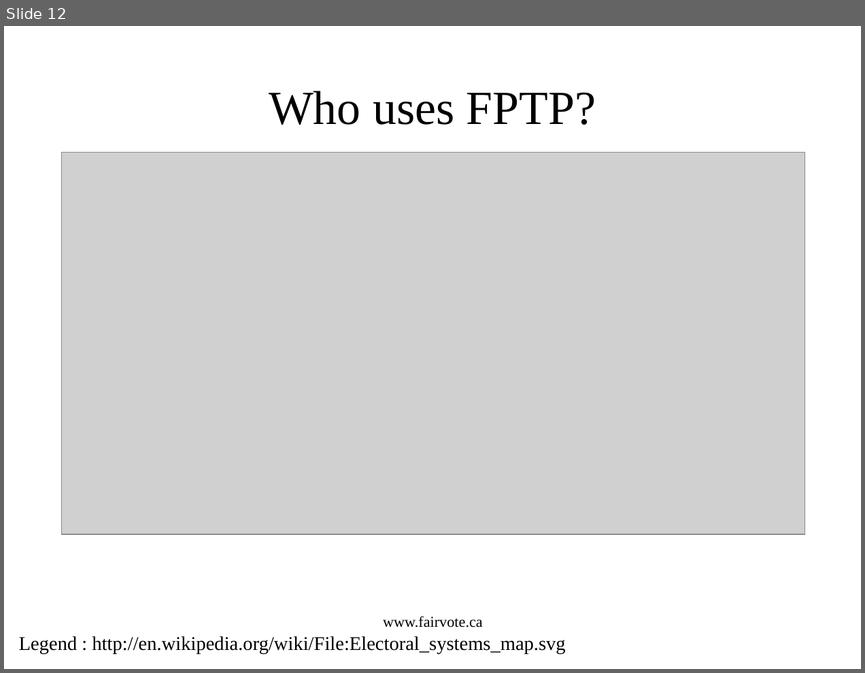
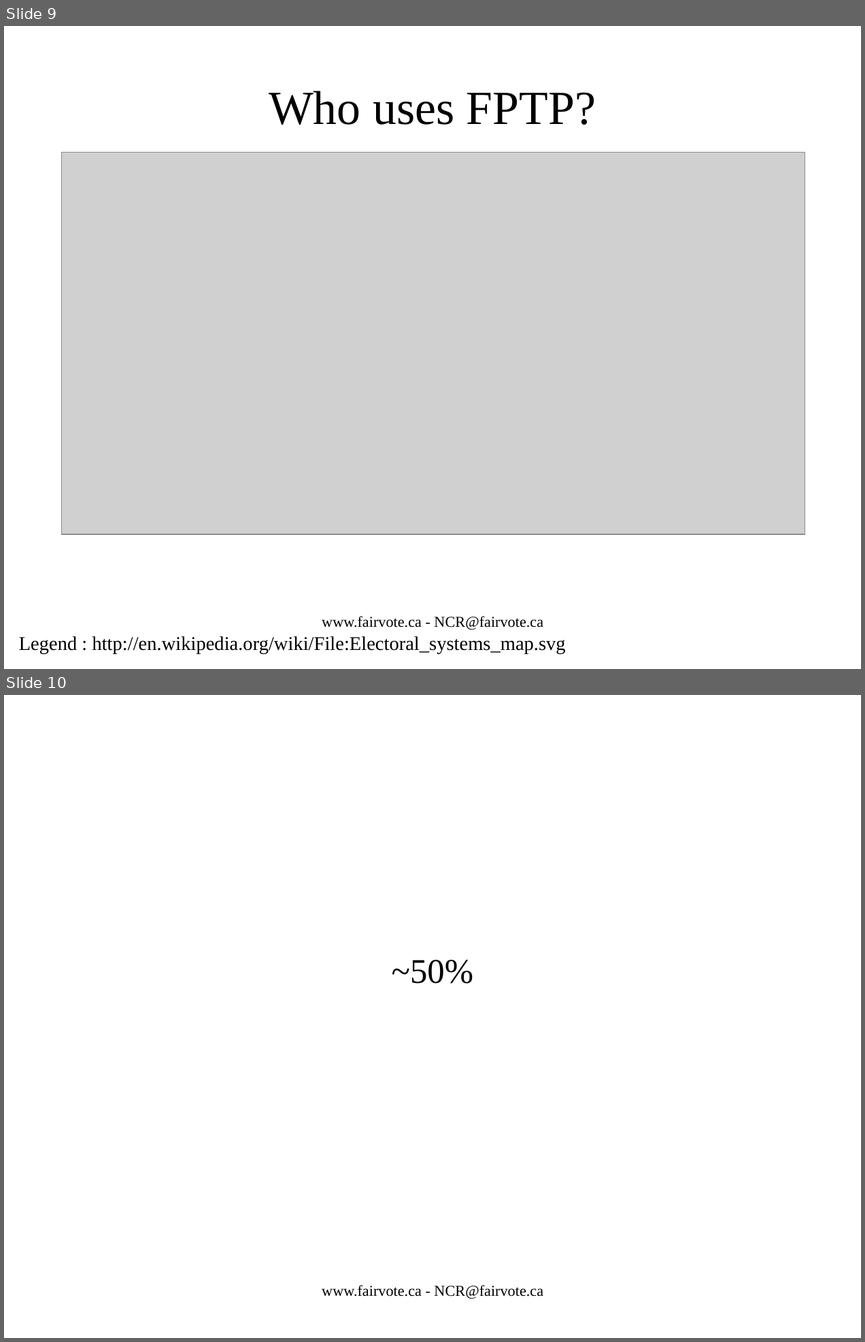
Before and after one commit to cyclingzealot/fvc_presentation, a slide deck: votingSystems.odp. Shown one above the other, each under a label of ours: slide 12 before the commit, slides 9 and 10 after it. The pictures are 865x673 and 865x1342 pixels, drawn with LibreOffice and Linux fonts; fonts in the diff are those of the drawing; grey boxes stand for pictures. Boxes give left, top, right and bottom in pixels: in the first picture for what was removed or moved away, otherwise in the second. Text is boxed around its words. In the diff, an @@ line names an element or a change of style, - is before the commit and + after.

```diff
--- a/votingSystems.odp
+++ b/votingSystems.odp
@@ slide 10 added at (x1=4, y1=695, x2=861, y2=1338), background #FFFFFF @@
@@ subtitle added at (x1=392, y1=960, x2=474, y2=983), 32 pt, text #000000 @@
+~50%
@@ text added at (x1=322, y1=1285, x2=543, y2=1299), 14 pt, text #000000 @@
+www.fairvote.ca - NCR@fairvote.ca
@@ what was slide 12 is now slide 9 @@
@@ slide 9 changed as well @@
@@ text at (x1=322, y1=616, x2=543, y2=630): text changed @@
-www.fairvote.ca
+www.fairvote.ca - NCR@fairvote.ca
```
Also in this commit, not shown: 56 other slides changed, 8 other slides added, 8 other files.
